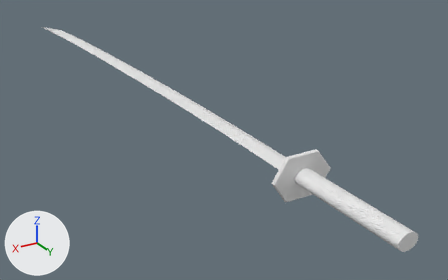
A saved change to the Blender file Serious Monkey Business/Assets/Models/sword.blend.
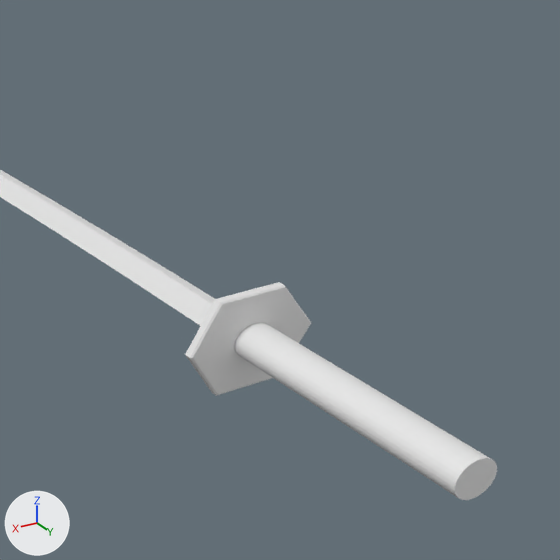
Each version is shown whole from a camera (50 mm lens) standing at (29.2, 69.5, 23.0) and looking at (-5.0, 12.5, -5.5), then close up on the part from 41% to 100% of the width and 6% to 100% of the height. Arrows for +X, +Y and +Z are at lower left; the lights stay in place.

In view in the first close-up: 'Handleprotect', 'bladeback', 'bladeedge', 'handle.001'.
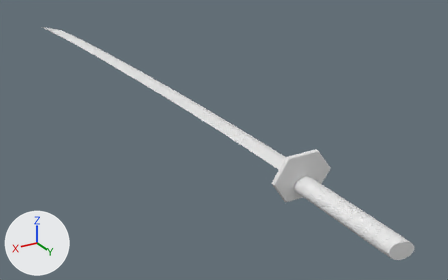
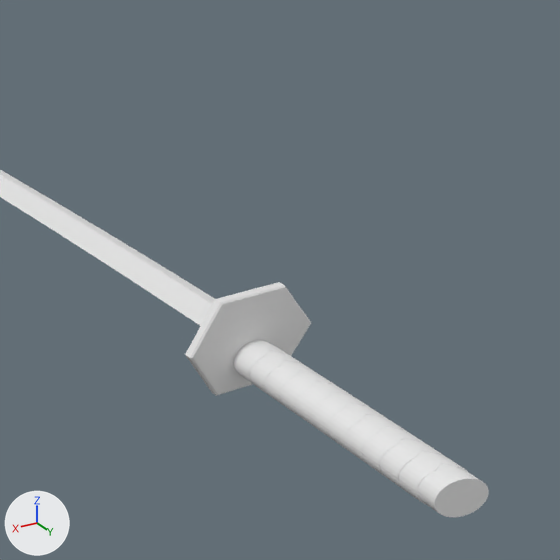
Commit message: improve sword handle

What differs and where, as boxes [x1, y1, x2, y2] in the close-ups (560 x 560 px; the box of a moved part takes in the faces that stretch with it):
'handle.001', reshaped, moved, modifiers changed: before [234, 323, 497, 500]; after [233, 340, 489, 517]
'handle.002', shown: after [236, 343, 468, 504]
part 1 of me_cylinder_002, moved or reshaped (not visible before): after [257, 345, 443, 461]
part 2 of me_cylinder_002, moved or reshaped (not visible before): after [252, 343, 448, 464]
part 3 of me_cylinder_002, moved or reshaped (not visible before): after [236, 343, 468, 504]
part 4 of me_cylinder_002, moved or reshaped (not visible before): after [259, 348, 457, 470]
part 5 of me_cylinder_002, moved or reshaped (not visible before): after [261, 348, 449, 466]

Edits to the bpy script that builds the scene:
```text
Change me_cylinder_002:
    used by ob_handle_002; location = (-0.07, 39.07, 0.0); rotation_euler = (1.571, 0.0, 0.0), in degrees (90, 0, 0); scale = (0.935, 0.718, 5.92)
    remove me_cylinder_002.from_pydata(...)  # 96 vertices, 64 faces; spans x -1.0..1.0, y -1.0..1.0, z -0.65..-0.51
    add me_cylinder_002.from_pydata(...)  # 96 vertices, 64 faces; spans x -1.0..1.0, y -1.0..1.0, z -0.08..0.07
    me_cylinder_002 part 1: all 2 vertices in x 0.0, y -1.0..1.0, z -0.51 are moved by (0.0, 0.0, 0.53)
    me_cylinder_002 part 2: all 4 vertices in x -0.2..0.2, y -0.98..0.98, z -0.51 are moved by (0.0, 0.0, 0.55)
    me_cylinder_002 part 3: 84 of the vertices in x -1.0..1.0, y -1.0..1.0, z -0.65..-0.51 are moved by (0.0, 0.0, 0.57)
    me_cylinder_002 part 4: all 4 vertices in x -0.2..0.2, y -0.98..0.98, z -0.65 are moved by (0.0, 0.0, 0.59)
    me_cylinder_002 part 5: all 2 vertices in x 0.0, y -1.0..1.0, z -0.65 are moved by (0.0, 0.0, 0.61)
Change cu_beziercurve:
    where _sp = cu_beziercurve.splines.new('BEZIER'); _sp.bezier_points.add(1)
    remove _sp.bezier_points.foreach_set('co', [-1.0, 0.0, 0.0, 0.982, -0.156, 0.0])
    remove _sp.bezier_points.foreach_set('handle_left', [-1.504, -0.0496, 0.0, 0.713, -0.0111, 0.0])
    remove _sp.bezier_points.foreach_set('handle_right', [-0.354, 0.0636, 0.0, 1.864, -0.628, 0.0])
    add _sp.bezier_points.foreach_set('co', [-1.28, -0.02, -0.0624, 0.982, -0.156, 0.0])
    add _sp.bezier_points.foreach_set('handle_left', [-1.784, -0.0696, -0.0624, 0.713, -0.0111, 0.0])
    add _sp.bezier_points.foreach_set('handle_right', [-0.634, 0.0436, -0.0624, 1.864, -0.628, 0.0])
Change ob_handle_001:
    ob_handle_001.location: (-0.07, 39.07, 0.0) -> (-0.07, -7.47, 0.0)
    add _m = ob_handle_001.modifiers.new('Curve', 'CURVE')
    add _m.object = ob_beziercurve
Change ob_handle_002:
    ob_handle_002.location: (-0.07, 39.07, 0.0) -> (-0.07, -2.86, 0.0)
    remove ob_handle_002.hide_set(True)
    ob_handle_002.scale: (0.935, 0.718, 5.92) -> (0.974, 0.748, 6.17)
```
